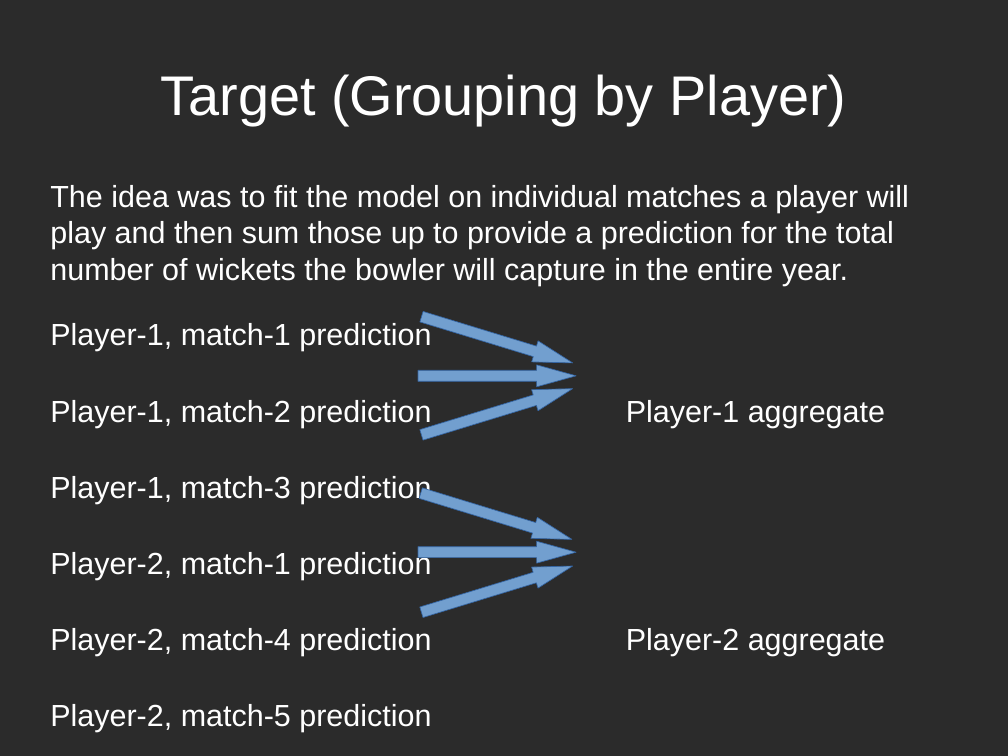
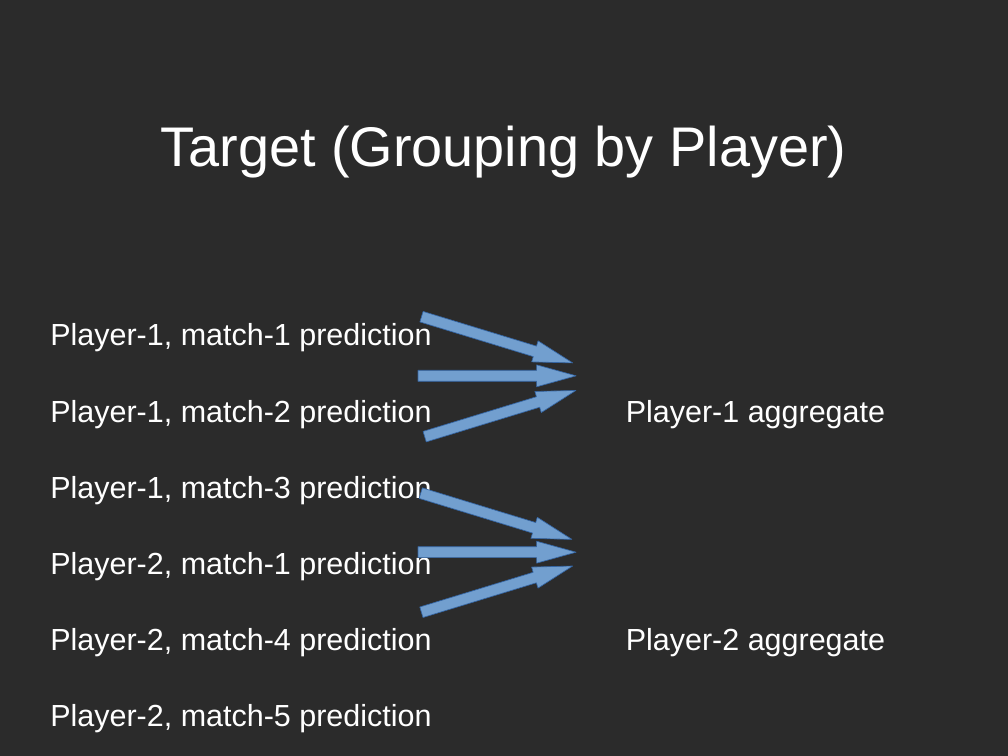
Before and after one commit to prantik-ghosh/bowling_performance_predictor_in_test_cricket, a slide deck: slide 5 of prantik_presentation_outline.odp. Drawn at 1008x756 pixels with LibreOffice and Linux fonts; fonts in the diff are those of the drawing; background and template pictures are left out; a plain dark background stands for a picture behind light text. Boxes give left, top, right and bottom in pixels: in the first picture for what was removed or moved away, otherwise in the second. Text is boxed around its words. In the diff, an @@ line names an element or a change of style, - is before the commit and + after.

```diff
--- a/prantik_presentation_outline.odp
+++ b/prantik_presentation_outline.odp
@@ title "Target (Grouping by Player)" moved from (x1=160, y1=74, x2=846, y2=125) to (x1=160, y1=125, x2=846, y2=175) @@
@@ text at (x1=50, y1=185, x2=909, y2=286): paragraph removed @@
-The idea was to fit the model on individual matches a player will play and then sum those up to provide a prediction for the total number of wickets the bowler will capture in the entire year.
@@ right arrow moved from (x1=418, y1=378, x2=576, y2=445) to (x1=422, y1=380, x2=580, y2=447) @@
```
Also in this commit, not shown: 8 other slides changed, 2 other files.
